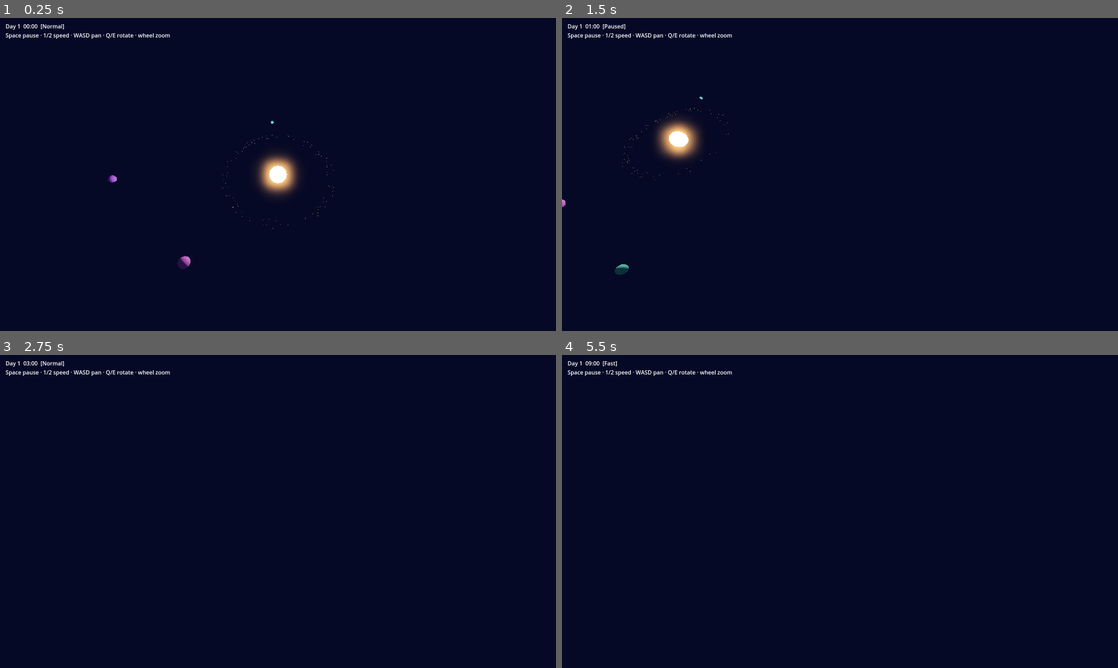
Above: before the commit, frames 1-4 (two rows, left to right).
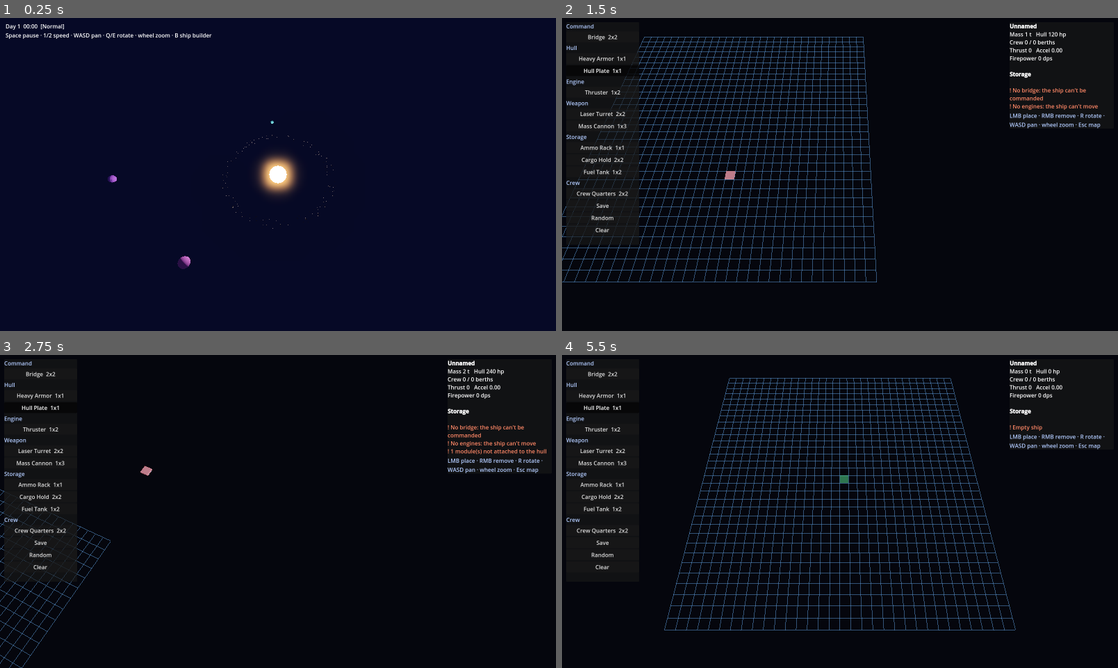
Above: after the commit, the same moments.

Repository: Littlebutta/Space-Lord
Game: Godot game, scene res://scenes/main.tscn
The game is run twice, just before and just after one commit, with the same random seed, the same clock (stepped at 60 frames per second) and the same inputs.
Inputs (mouse positions are in pixels of both pictures, inside the frame that each line leads up to):
- Up to frame 1 (0.25 s): no input
- Up to frame 2 (1.5 s): tap Enter at 0.5 s; move the mouse to (962, 158) at 0.52 s; hold Right (ui_right) 0.53-1.28 s; tap R at 0.6 s; click (962, 158) at 0.67 s; tap Space at 0.77 s; tap B at 0.8, 1.35 s; move the mouse to (728, 190) at 1.27 s; hold Down (ui_down) from 1.28 s (still down); click (728, 190) at 1.42 s
- Up to frame 3 (2.75 s): tap Space at 1.52 s; tap E at 1.55 s; move the mouse to (333, 442) at 2.02 s; release Down (ui_down) at 2.03 s; hold Right (ui_right) from 2.03 s (still down); hold E from 2.03 s (still down); click (333, 442) at 2.17 s; tap R at 2.3 s
- Up to frame 4 (5.5 s): move the mouse to (812, 574) at 2.77 s; release Right (ui_right) at 2.78 s; release E at 2.78 s; hold Up (ui_up) 2.78-3.53 s; tap R at 2.85, 4.55 s; click (812, 574) at 2.92 s; tap Space at 3.02, 3.77, 4.52 s; tap B at 3.05, 3.6, 5.3 s; move the mouse to (1006, 558) at 3.52 s; hold E 3.53-4.28 s; hold Left (ui_left) 3.53-5.03 s; click (1006, 558) at 3.67 s; tap Escape at 4.15 s; move the mouse to (673, 464) at 4.27 s; tap 1 at 4.35 s; click (673, 464) at 4.42 s; move the mouse to (867, 511) at 5.02 s; hold Down (ui_down) from 5.03 s (still down); tap 2 at 5.1 s; click (867, 511) at 5.17 s

The runs differ from the first frame. In frame 1, less than 0.1% of the frame differs, in the area x 30-39%, y 4-7%; in frame 2, 82%; in frame 3, 87%; in frame 4, 87%, in the area x 0-100%, y 0-100%.

Commit message:
Add grid ship builder with module-driven stats
Cosmoteer-style builder scene (press B on the system map): place,
rotate and remove modules on a grid; fuel, food, ammo and cargo
capacity, crew/berths, thrust and firepower come from placed modules,
with warnings for missing storage, crew space, engines or detached
parts. Adds 7 new modules, rotation support in ShipDesign, ShipStats,
ShipView placeholder renderer and save/random/clear actions.

Co-Authored-By: Claude Opus 5.5 <noreply@anthropic.com>
Claude-Session: https://claude.ai/code/session_0127pNqjKBETTA7opowejJBg

Diff:
--- /dev/null
+++ b/godot/data/modules/ammo_rack.tres
@@ -0,0 +1,15 @@
+[gd_resource type="Resource" script_class="ShipModule" load_steps=2 format=3]
+
+[ext_resource type="Script" path="res://scripts/ships/ship_module.gd" id="1"]
+
+[resource]
+script = ExtResource("1")
+id = &"ammo_rack"
+display_name = "Ammo Rack"
+category = "storage"
+size = Vector2i(1, 1)
+color = Color(0.75, 0.3, 0.3, 1)
+mass = 2.0
+hp = 60.0
+storage = {"ammo": 60.0}
+salvage = {"alloy": 1.0}
--- /dev/null
+++ b/godot/data/modules/armor.tres
@@ -0,0 +1,14 @@
+[gd_resource type="Resource" script_class="ShipModule" load_steps=2 format=3]
+
+[ext_resource type="Script" path="res://scripts/ships/ship_module.gd" id="1"]
+
+[resource]
+script = ExtResource("1")
+id = &"armor"
+display_name = "Heavy Armor"
+category = "hull"
+size = Vector2i(1, 1)
+color = Color(0.38, 0.4, 0.44, 1)
+mass = 3.0
+hp = 400.0
+salvage = {"alloy": 3.0}
--- a/godot/data/modules/bridge.tres
+++ b/godot/data/modules/bridge.tres
@@ -6,10 +6,13 @@
 script = ExtResource("1")
 id = &"bridge"
 display_name = "Bridge"
+category = "command"
 size = Vector2i(2, 2)
+color = Color(0.35, 0.6, 0.85, 1)
 mass = 8.0
 hp = 300.0
-crew = 3
+crew = 2
+berths = 2
 storage = {"food": 20.0}
-upkeep = {"food": 0.3}
+upkeep = {"food": 0.2}
 salvage = {"alloy": 6.0, "electronics": 4.0}
--- /dev/null
+++ b/godot/data/modules/cannon.tres
@@ -0,0 +1,17 @@
+[gd_resource type="Resource" script_class="ShipModule" load_steps=2 format=3]
+
+[ext_resource type="Script" path="res://scripts/ships/ship_module.gd" id="1"]
+
+[resource]
+script = ExtResource("1")
+id = &"cannon"
+display_name = "Mass Cannon"
+category = "weapon"
+size = Vector2i(1, 3)
+color = Color(0.7, 0.2, 0.2, 1)
+mass = 6.0
+hp = 140.0
+crew = 2
+firepower = 20.0
+upkeep = {"ammo": 2.0}
+salvage = {"alloy": 4.0, "parts": 2.0}
--- a/godot/data/modules/cargo_hold.tres
+++ b/godot/data/modules/cargo_hold.tres
@@ -6,8 +6,10 @@
 script = ExtResource("1")
 id = &"cargo_hold"
 display_name = "Cargo Hold"
+category = "storage"
 size = Vector2i(2, 2)
+color = Color(0.55, 0.45, 0.35, 1)
 mass = 4.0
 hp = 120.0
-storage = {"ore": 100.0, "ammo": 50.0, "food": 50.0}
+storage = {"ore": 100.0, "parts": 40.0, "food": 50.0}
 salvage = {"alloy": 4.0}
--- /dev/null
+++ b/godot/data/modules/crew_quarters.tres
@@ -0,0 +1,17 @@
+[gd_resource type="Resource" script_class="ShipModule" load_steps=2 format=3]
+
+[ext_resource type="Script" path="res://scripts/ships/ship_module.gd" id="1"]
+
+[resource]
+script = ExtResource("1")
+id = &"crew_quarters"
+display_name = "Crew Quarters"
+category = "crew"
+size = Vector2i(2, 2)
+color = Color(0.45, 0.75, 0.5, 1)
+mass = 4.0
+hp = 140.0
+berths = 6
+storage = {"food": 30.0}
+upkeep = {"food": 0.6}
+salvage = {"alloy": 3.0, "parts": 1.0}
--- /dev/null
+++ b/godot/data/modules/engine.tres
@@ -0,0 +1,17 @@
+[gd_resource type="Resource" script_class="ShipModule" load_steps=2 format=3]
+
+[ext_resource type="Script" path="res://scripts/ships/ship_module.gd" id="1"]
+
+[resource]
+script = ExtResource("1")
+id = &"engine"
+display_name = "Thruster"
+category = "engine"
+size = Vector2i(1, 2)
+color = Color(0.95, 0.55, 0.2, 1)
+mass = 4.0
+hp = 120.0
+crew = 1
+thrust = 40.0
+upkeep = {"fuel": 1.0}
+salvage = {"alloy": 3.0, "electronics": 1.0}
--- a/godot/data/modules/fuel_tank.tres
+++ b/godot/data/modules/fuel_tank.tres
@@ -6,7 +6,9 @@
 script = ExtResource("1")
 id = &"fuel_tank"
 display_name = "Fuel Tank"
+category = "storage"
 size = Vector2i(1, 2)
+color = Color(0.9, 0.8, 0.25, 1)
 mass = 3.0
 hp = 80.0
 storage = {"fuel": 200.0}
--- /dev/null
+++ b/godot/data/modules/hull.tres
@@ -0,0 +1,14 @@
+[gd_resource type="Resource" script_class="ShipModule" load_steps=2 format=3]
+
+[ext_resource type="Script" path="res://scripts/ships/ship_module.gd" id="1"]
+
+[resource]
+script = ExtResource("1")
+id = &"hull"
+display_name = "Hull Plate"
+category = "hull"
+size = Vector2i(1, 1)
+color = Color(0.55, 0.57, 0.6, 1)
+mass = 1.0
+hp = 120.0
+salvage = {"alloy": 1.0}
--- /dev/null
+++ b/godot/data/modules/turret.tres
@@ -0,0 +1,16 @@
+[gd_resource type="Resource" script_class="ShipModule" load_steps=2 format=3]
+
+[ext_resource type="Script" path="res://scripts/ships/ship_module.gd" id="1"]
+
+[resource]
+script = ExtResource("1")
+id = &"turret"
+display_name = "Laser Turret"
+category = "weapon"
+size = Vector2i(2, 2)
+color = Color(0.85, 0.25, 0.45, 1)
+mass = 5.0
+hp = 160.0
+crew = 2
+firepower = 12.0
+salvage = {"alloy": 3.0, "electronics": 3.0}
--- /dev/null
+++ b/godot/scenes/ship_editor/ship_editor.tscn
@@ -0,0 +1,44 @@
+[gd_scene load_steps=6 format=3]
+
+[ext_resource type="Script" path="res://scripts/ship_editor/ship_editor.gd" id="1_ed"]
+[ext_resource type="Script" path="res://scripts/camera/rts_camera.gd" id="2_cam"]
+[ext_resource type="Script" path="res://scripts/ships/ship_view.gd" id="3_view"]
+[ext_resource type="Script" path="res://scripts/ship_editor/editor_ui.gd" id="4_ui"]
+
+[sub_resource type="Environment" id="Env"]
+background_mode = 1
+background_color = Color(0.02, 0.025, 0.05, 1)
+ambient_light_source = 2
+ambient_light_color = Color(0.45, 0.5, 0.65, 1)
+ambient_light_energy = 0.6
+tonemap_mode = 2
+
+[node name="ShipEditor" type="Node3D"]
+script = ExtResource("1_ed")
+
+[node name="Env" type="WorldEnvironment" parent="."]
+environment = SubResource("Env")
+
+[node name="Sun" type="DirectionalLight3D" parent="."]
+transform = Transform3D(0.866, -0.25, 0.433, 0, 0.866, 0.5, -0.5, -0.433, 0.75, 0, 20, 0)
+light_energy = 1.4
+shadow_enabled = true
+
+[node name="Camera" type="Camera3D" parent="."]
+far = 500.0
+script = ExtResource("2_cam")
+distance = 45.0
+zoom_range = Vector2(10, 120)
+pitch_deg = -70.0
+
+[node name="Grid" type="MeshInstance3D" parent="."]
+cast_shadow = 0
+
+[node name="ShipView" type="Node3D" parent="."]
+script = ExtResource("3_view")
+
+[node name="Ghost" type="MeshInstance3D" parent="."]
+cast_shadow = 0
+
+[node name="UI" type="CanvasLayer" parent="."]
+script = ExtResource("4_ui")
--- a/godot/scripts/procgen/ship_generator.gd
+++ b/godot/scripts/procgen/ship_generator.gd
@@ -13,7 +13,10 @@
 		tries -= 1
 		var m := pool[rng.randi() % pool.size()]
 		var i := rng.randi() % d.modules.size()
-		d.add(m, _neighbor(d.cells[i], d.modules[i].size, m.size, rng))
+		var turn := rng.randi() % 4
+		var r := d.rect(i)
+		var at := _neighbor(r.position, r.size, ShipDesign.turned(m, turn), rng)
+		d.add(m, at, turn)
 	return d
 
 
--- /dev/null
+++ b/godot/scripts/ship_editor/editor_ui.gd
@@ -0,0 +1,79 @@
+class_name EditorUI
+extends CanvasLayer
+## Builder side panels: module palette on the left, live ship stats
+## and design warnings on the right. Built in code to stay tiny.
+
+signal module_picked(m: ShipModule)
+signal action(what: String)
+
+const HELP := "LMB place · RMB remove · R rotate · WASD pan · wheel zoom · Esc map"
+
+var _stats := RichTextLabel.new()
+var _note := Label.new()
+
+
+func _ready() -> void:
+	var left := _panel(Vector2(12, 12), 210)
+	var group := ButtonGroup.new()
+	var last_cat := ""
+	for m in ModuleLibrary.all():
+		if m.category != last_cat:
+			last_cat = m.category
+			left.add_child(_label(last_cat.capitalize()))
+		var b := Button.new()
+		b.text = "%s  %dx%d" % [m.display_name, m.size.x, m.size.y]
+		b.toggle_mode = true
+		b.button_group = group
+		b.button_pressed = m.id == &"hull"
+		b.pressed.connect(module_picked.emit.bind(m))
+		left.add_child(b)
+	for a in ["save", "random", "clear"]:
+		var b := Button.new()
+		b.text = a.capitalize()
+		b.pressed.connect(action.emit.bind(a))
+		left.add_child(b)
+	left.add_child(_note)
+	var right := _panel(Vector2(get_viewport().size.x - 312, 12), 300)
+	_stats.fit_content = true
+	_stats.bbcode_enabled = true
+	right.add_child(_stats)
+	right.add_child(_label(HELP, true))
+
+
+func show_stats(s: ShipStats, ship_name: String) -> void:
+	var t := "[b]%s[/b]\n" % ship_name
+	t += "Mass %.0f t   Hull %.0f hp\n" % [s.mass, s.hp]
+	t += "Crew %d / %d berths\n" % [s.crew, s.berths]
+	t += "Thrust %.0f   Accel %.2f\n" % [s.thrust, s.accel()]
+	t += "Firepower %.0f dps\n\n[b]Storage[/b]\n" % s.firepower
+	for res in s.storage:
+		var hrs := s.endurance(res)
+		var last := "" if hrs == INF else "  (%.0f h)" % hrs
+		t += "%s %.0f%s\n" % [res.capitalize(), s.storage[res], last]
+	for w in s.warnings:
+		t += "\n[color=#ff8866]! %s[/color]" % w
+	_stats.text = t
+
+
+func flash(msg: String) -> void:
+	_note.text = msg
+	get_tree().create_timer(2.0).timeout.connect(func(): _note.text = "")
+
+
+func _panel(pos: Vector2, width: float) -> VBoxContainer:
+	var p := PanelContainer.new()
+	p.position = pos
+	p.custom_minimum_size.x = width
+	add_child(p)
+	var box := VBoxContainer.new()
+	p.add_child(box)
+	return box
+
+
+func _label(text: String, wrap := false) -> Label:
+	var l := Label.new()
+	l.text = text
+	l.modulate = Color(0.7, 0.8, 1.0)
+	if wrap:
+		l.autowrap_mode = TextServer.AUTOWRAP_WORD
+	return l
--- /dev/null
+++ b/godot/scripts/ship_editor/ship_editor.gd
@@ -0,0 +1,128 @@
+extends Node3D
+## Grid ship builder. Left click places the picked module, right click
+## removes, R rotates, Esc returns to the system map.
+
+const SAVE_PATH := "user://ships/player.tres"
+const MAP_SCENE := "res://scenes/main.tscn"
+
+var design := ShipDesign.new()
+var picked: ShipModule
+var turn := 0
+var _cell := Vector2i.ZERO
+
+@onready var _view: ShipView = $ShipView
+@onready var _ghost: MeshInstance3D = $Ghost
+@onready var _ui: EditorUI = $UI
+@onready var _cam: Camera3D = $Camera
+
+
+func _ready() -> void:
+	if ResourceLoader.exists(SAVE_PATH):
+		design = load(SAVE_PATH)
+	_view.design = design
+	design.changed.connect(_refresh)
+	_ui.module_picked.connect(_pick)
+	_ui.action.connect(_on_action)
+	_pick(ModuleLibrary.by_id(&"hull"))
+	_refresh()
+	$Grid.mesh = _grid_mesh(16)
+
+
+## Faint build-grid lines, `n` cells out from the centre each way.
+func _grid_mesh(n: int) -> ImmediateMesh:
+	var mat := StandardMaterial3D.new()
+	mat.shading_mode = BaseMaterial3D.SHADING_MODE_UNSHADED
+	mat.albedo_color = Color(0.3, 0.5, 0.8, 0.5)
+	mat.transparency = BaseMaterial3D.TRANSPARENCY_ALPHA
+	var im := ImmediateMesh.new()
+	im.surface_begin(Mesh.PRIMITIVE_LINES, mat)
+	var e := n * ShipView.CELL
+	for i in range(-n, n + 1):
+		var k := i * ShipView.CELL
+		for v in [Vector3(k, 0, -e), Vector3(k, 0, e), Vector3(-e, 0, k), Vector3(e, 0, k)]:
+			im.surface_add_vertex(v)
+	im.surface_end()
+	return im
+
+
+func _pick(m: ShipModule) -> void:
+	picked = m
+	_update_ghost()
+
+
+func _refresh() -> void:
+	_ui.show_stats(ShipStats.of(design), design.ship_name)
+
+
+func _unhandled_input(event: InputEvent) -> void:
+	if event is InputEventMouseMotion:
+		_cell = _mouse_cell(event.position)
+		_update_ghost()
+	elif event is InputEventMouseButton and event.pressed:
+		_cell = _mouse_cell(event.position)
+		if event.button_index == MOUSE_BUTTON_LEFT and picked:
+			design.add(picked, _origin(), turn)
+		elif event.button_index == MOUSE_BUTTON_RIGHT:
+			design.remove_at(_cell)
+		_update_ghost()
+	elif event is InputEventKey and event.pressed and not event.echo:
+		match event.keycode:
+			KEY_R: turn = (turn + 1) % 4
+			KEY_ESCAPE: get_tree().change_scene_to_file(MAP_SCENE)
+		_update_ghost()
+
+
+## Grid cell under the mouse, on the y = 0 build plane.
+func _mouse_cell(screen: Vector2) -> Vector2i:
+	var from := _cam.project_ray_origin(screen)
+	var dir := _cam.project_ray_normal(screen)
+	if absf(dir.y) < 0.001:
+		return _cell
+	var hit := from + dir * (-from.y / dir.y)
+	return Vector2i(floori(hit.x / ShipView.CELL), floori(hit.z / ShipView.CELL))
+
+
+## Top-left cell so the module is centred on the mouse.
+func _origin() -> Vector2i:
+	return _cell - (ShipDesign.turned(picked, turn) - Vector2i.ONE) / 2
+
+
+func _update_ghost() -> void:
+	_ghost.visible = picked != null
+	if not picked:
+		return
+	var r := Rect2i(_origin(), ShipDesign.turned(picked, turn))
+	var mesh := ShipView.block(picked, r.size) as BoxMesh
+	var mat := StandardMaterial3D.new()
+	mat.shading_mode = BaseMaterial3D.SHADING_MODE_UNSHADED
+	mat.transparency = BaseMaterial3D.TRANSPARENCY_ALPHA
+	var ok := design.fits(picked, r.position, turn)
+	mat.albedo_color = Color(0.3, 1, 0.5, 0.45) if ok else Color(1, 0.3, 0.3, 0.45)
+	mesh.material = mat
+	_ghost.mesh = mesh
+	_ghost.position = ShipView.center(r) + Vector3.UP * 0.05
+
+
+func _on_action(what: String) -> void:
+	match what:
+		"clear": design.clear()
+		"random": _randomize()
+		"save": _save()
+
+
+func _randomize() -> void:
+	var pool: Array[ShipModule] = ModuleLibrary.all().filter(
+			func(m): return m.category != "command")
+	var rng := RandomNumberGenerator.new()
+	var d := ShipGenerator.generate(ModuleLibrary.by_id(&"bridge"), pool, rng, 16)
+	design.clear()
+	for i in d.modules.size():
+		design.add(d.modules[i], d.cells[i], d.turns[i])
+	design.ship_name = "Derelict %03d" % rng.randi_range(1, 999)
+	_refresh()
+
+
+func _save() -> void:
+	DirAccess.make_dir_recursive_absolute(SAVE_PATH.get_base_dir())
+	var err := ResourceSaver.save(design, SAVE_PATH)
+	_ui.flash("Saved" if err == OK else "Save failed (%d)" % err)
--- /dev/null
+++ b/godot/scripts/ships/module_library.gd
@@ -0,0 +1,29 @@
+class_name ModuleLibrary
+extends RefCounted
+## Every ShipModule .tres under res://data/modules, loaded once.
+
+const DIR := "res://data/modules/"
+const ORDER := ["command", "hull", "engine", "weapon", "storage", "crew"]
+
+static var _all: Array[ShipModule] = []
+
+
+static func all() -> Array[ShipModule]:
+	if _all.is_empty():
+		for f in ResourceLoader.list_directory(DIR):
+			var m := load(DIR + f) as ShipModule
+			if m:
+				_all.append(m)
+		_all.sort_custom(func(a, b): return _key(a) < _key(b))
+	return _all
+
+
+static func by_id(id: StringName) -> ShipModule:
+	for m in all():
+		if m.id == id:
+			return m
+	return null
+
+
+static func _key(m: ShipModule) -> String:
+	return "%02d%s" % [ORDER.find(m.category), m.display_name]
--- a/godot/scripts/ships/ship_design.gd
+++ b/godot/scripts/ships/ship_design.gd
@@ -6,22 +6,60 @@
 @export var ship_name := "Unnamed"
 @export var modules: Array[ShipModule] = []
 @export var cells: Array[Vector2i] = []  # grid origin of each module
+@export var turns: Array[int] = []  # quarter turns of each module
 
 
-func fits(m: ShipModule, cell: Vector2i) -> bool:
-	var r := Rect2i(cell, m.size)
+static func turned(m: ShipModule, turn: int) -> Vector2i:
+	return Vector2i(m.size.y, m.size.x) if turn % 2 else m.size
+
+
+func rect(i: int) -> Rect2i:
+	return Rect2i(cells[i], turned(modules[i], turns[i]))
+
+
+func fits(m: ShipModule, cell: Vector2i, turn := 0) -> bool:
+	var r := Rect2i(cell, turned(m, turn))
 	for i in modules.size():
-		if Rect2i(cells[i], modules[i].size).intersects(r):
+		if rect(i).intersects(r):
 			return false
 	return true
 
 
-func add(m: ShipModule, cell: Vector2i) -> bool:
-	if not fits(m, cell):
+func add(m: ShipModule, cell: Vector2i, turn := 0) -> bool:
+	if not fits(m, cell, turn):
 		return false
 	modules.append(m)
 	cells.append(cell)
+	turns.append(turn % 4)
+	emit_changed()
 	return true
+
+
+## Index of the module covering `cell`, or -1.
+func index_at(cell: Vector2i) -> int:
+	for i in modules.size():
+		if rect(i).has_point(cell):
+			return i
+	return -1
+
+
+func remove_at(cell: Vector2i) -> ShipModule:
+	var i := index_at(cell)
+	if i < 0:
+		return null
+	var m := modules[i]
+	modules.remove_at(i)
+	cells.remove_at(i)
+	turns.remove_at(i)
+	emit_changed()
+	return m
+
+
+func clear() -> void:
+	modules.clear()
+	cells.clear()
+	turns.clear()
+	emit_changed()
 
 
 ## Sums a numeric module property, e.g. total("mass").
@@ -32,8 +70,42 @@
 	return sum
 
 
+## Sums a per-resource dictionary property ("storage", "upkeep"...).
+func total_dict(prop: StringName) -> Dictionary:
+	var sum := {}
+	for m in modules:
+		var d: Dictionary = m.get(prop)
+		for k in d:
+			sum[k] = sum.get(k, 0.0) + d[k]
+	return sum
+
+
 func build_storage() -> Storage:
 	var s := Storage.new()
-	for m in modules:
-		s.add_capacity(m.storage)
+	s.add_capacity(total_dict(&"storage"))
 	return s
+
+
+## Modules not joined to the first one through touching sides.
+func loose_modules() -> Array[int]:
+	var seen := {}
+	var todo: Array[int] = []
+	if modules.size() > 0:
+		todo.append(0)
+	while not todo.is_empty():
+		var a: int = todo.pop_back()
+		seen[a] = true
+		for b in modules.size():
+			if not seen.has(b) and not todo.has(b) and _touch(rect(a), rect(b)):
+				todo.append(b)
+	var out: Array[int] = []
+	for i in modules.size():
+		if not seen.has(i):
+			out.append(i)
+	return out
+
+
+## Shares an edge (corner-only contact doesn't count).
+static func _touch(a: Rect2i, b: Rect2i) -> bool:
+	return a.grow_individual(1, 0, 1, 0).intersects(b) \
+			or a.grow_individual(0, 1, 0, 1).intersects(b)
--- a/godot/scripts/ships/ship_module.gd
+++ b/godot/scripts/ships/ship_module.gd
@@ -5,10 +5,15 @@
 
 @export var id: StringName
 @export var display_name := ""
+@export var category := "hull"  # palette group: hull, command, engine...
 @export var size := Vector2i.ONE  # footprint in grid cells
+@export var color := Color(0.6, 0.62, 0.66)  # placeholder until art
 @export var mass := 1.0
 @export var hp := 100.0
 @export var crew := 0  # crew needed to operate it
+@export var berths := 0  # crew it can house
+@export var thrust := 0.0  # engine push, needs fuel upkeep
+@export var firepower := 0.0  # damage per second, needs ammo upkeep
 @export var storage := {}  # resource id -> capacity it adds
 @export var upkeep := {}  # resource id -> units used per game hour
 @export var salvage := {}  # raw materials recovered when scrapped
--- /dev/null
+++ b/godot/scripts/ships/ship_stats.gd
@@ -0,0 +1,56 @@
+class_name ShipStats
+extends RefCounted
+## Totals and design problems for a ShipDesign, shown in the builder
+## and used later to fly and fight the ship.
+
+var mass := 0.0
+var hp := 0.0
+var crew := 0  # needed
+var berths := 0  # housed
+var thrust := 0.0
+var firepower := 0.0
+var storage := {}  # resource -> capacity
+var upkeep := {}  # resource -> units per game hour
+var warnings: Array[String] = []
+
+
+static func of(d: ShipDesign) -> ShipStats:
+	var s := ShipStats.new()
+	s.mass = d.total(&"mass")
+	s.hp = d.total(&"hp")
+	s.crew = int(d.total(&"crew"))
+	s.berths = int(d.total(&"berths"))
+	s.thrust = d.total(&"thrust")
+	s.firepower = d.total(&"firepower")
+	s.storage = d.total_dict(&"storage")
+	s.upkeep = d.total_dict(&"upkeep")
+	s._check(d)
+	return s
+
+
+func accel() -> float:
+	return thrust / mass if mass > 0.0 else 0.0
+
+
+## Game hours a full ship lasts on `res` at full upkeep (INF if unused).
+func endurance(res: String) -> float:
+	var use: float = upkeep.get(res, 0.0)
+	return storage.get(res, 0.0) / use if use > 0.0 else INF
+
+
+func _check(d: ShipDesign) -> void:
+	if d.modules.is_empty():
+		warnings.append("Empty ship")
+		return
+	if not d.modules.any(func(m): return m.category == "command"):
+		warnings.append("No bridge: the ship can't be commanded")
+	if crew > berths:
+		warnings.append("Crew needs %d berths, has %d" % [crew, berths])
+	if thrust <= 0.0:
+		warnings.append("No engines: the ship can't move")
+	for res in upkeep:
+		if storage.get(res, 0.0) <= 0.0:
+			warnings.append("Uses %s but has no storage for it" % res)
+	var loose := d.loose_modules().size()
+	if loose > 0:
+		warnings.append("%d module(s) not attached to the hull" % loose)
--- /dev/null
+++ b/godot/scripts/ships/ship_view.gd
@@ -0,0 +1,56 @@
+class_name ShipView
+extends Node3D
+## Draws a ShipDesign in 3D. Uses each module's Blender model when it
+## has one, else a placeholder block. Reused by map and battle later.
+
+const CELL := 2.0  # metres per grid cell
+const HEIGHT := {"hull": 0.5, "command": 1.4, "engine": 1.0, "weapon": 1.2}
+
+var design: ShipDesign: set = set_design
+
+
+func set_design(d: ShipDesign) -> void:
+	if design and design.changed.is_connected(rebuild):
+		design.changed.disconnect(rebuild)
+	design = d
+	if design:
+		design.changed.connect(rebuild)
+	rebuild()
+
+
+func rebuild() -> void:
+	for c in get_children():
+		c.queue_free()
+	if design == null:
+		return
+	for i in design.modules.size():
+		add_child(make_part(design.modules[i], design.rect(i), design.turns[i]))
+
+
+static func center(r: Rect2i) -> Vector3:
+	var c := Vector2(r.position) + Vector2(r.size) * 0.5
+	return Vector3(c.x, 0.0, c.y) * CELL
+
+
+static func make_part(m: ShipModule, r: Rect2i, turn: int) -> Node3D:
+	var n: Node3D
+	if m.model:
+		n = m.model.instantiate()
+	else:
+		n = MeshInstance3D.new()
+		n.mesh = block(m, r.size)
+	n.position = center(r)
+	n.rotation.y = -turn * PI / 2.0 if m.model else 0.0
+	return n
+
+
+static func block(m: ShipModule, s: Vector2i) -> Mesh:
+	var h: float = HEIGHT.get(m.category, 0.9)
+	var box := BoxMesh.new()
+	box.size = Vector3(s.x * CELL - 0.15, h, s.y * CELL - 0.15)
+	var mat := StandardMaterial3D.new()
+	mat.albedo_color = m.color
+	mat.metallic = 0.6
+	mat.roughness = 0.45
+	box.material = mat
+	return box
--- a/godot/scripts/ui/hud.gd
+++ b/godot/scripts/ui/hud.gd
@@ -1,7 +1,7 @@
 extends CanvasLayer
 ## Minimal map HUD: date, time speed and controls.
 
-const HELP := "Space pause · 1/2 speed · WASD pan · Q/E rotate · wheel zoom"
+const HELP := "Space pause · 1/2 speed · WASD pan · Q/E rotate · wheel zoom · B ship builder"
 
 @onready var _label: Label = $Label
 
@@ -10,3 +10,9 @@
 	var hour := int(GameClock.hours) % 24
 	_label.text = "Day %d  %02d:00  [%s]\n%s" % [
 			GameClock.day(), hour, GameClock.NAMES[GameClock.speed], HELP]
+
+
+func _unhandled_input(event: InputEvent) -> void:
+	var key := event as InputEventKey
+	if key and key.pressed and key.keycode == KEY_B:
+		get_tree().change_scene_to_file("res://scenes/ship_editor/ship_editor.tscn")
Not shown, removed: godot/scenes/ship_editor/.gitkeep
